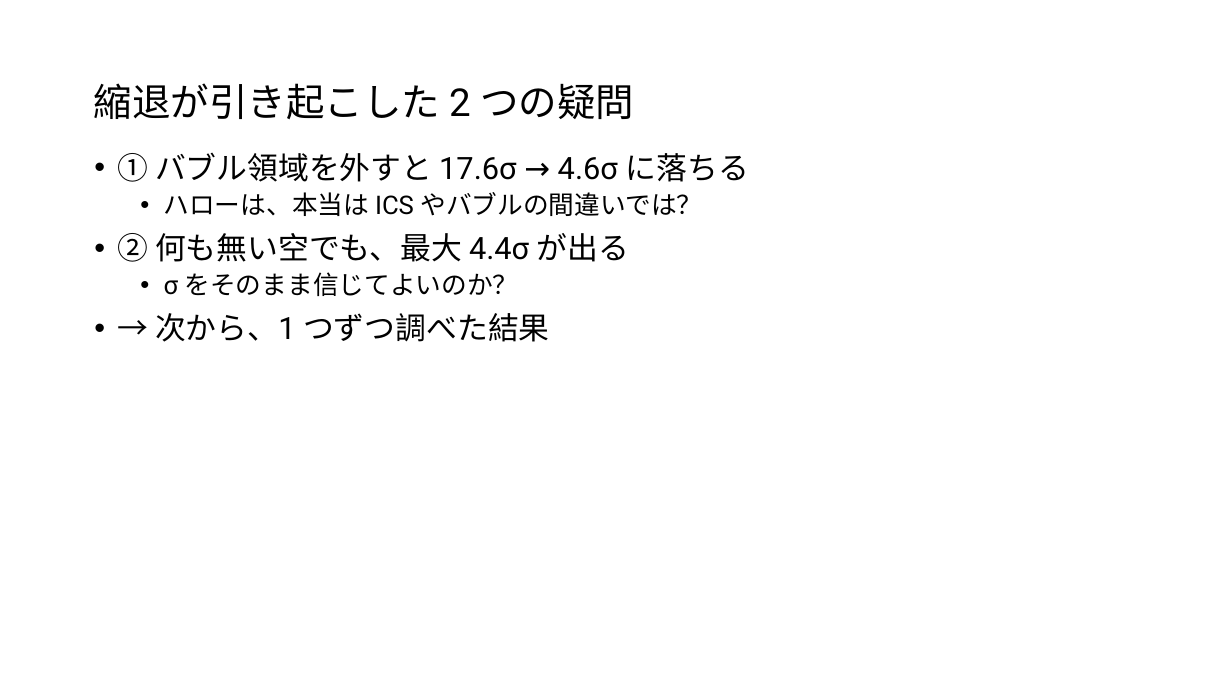
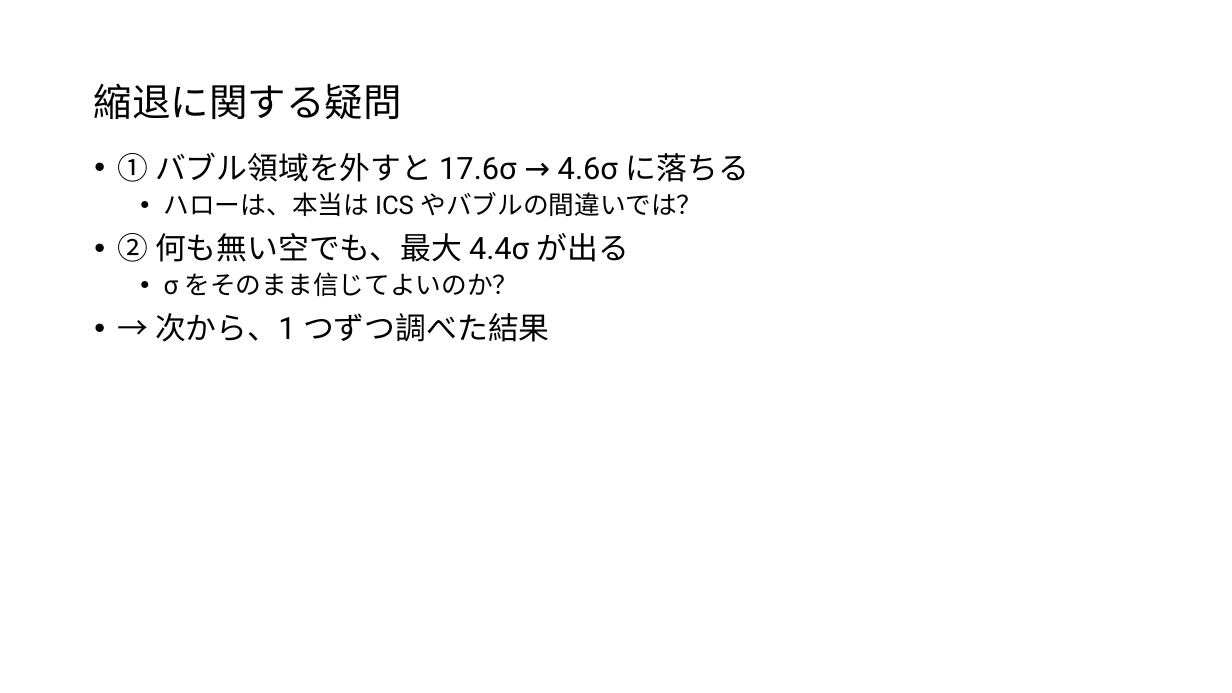
Before and after one commit to Mikann20041029/darkmatter-slides, a slide deck: slide 23 of slides/2026-10-03_研究進捗報告_claude_夕方版.pptx. Drawn at 1232x693 pixels with LibreOffice and Linux fonts; fonts in the diff are those of the drawing. Boxes give left, top, right and bottom in pixels: in the first picture for what was removed or moved away, otherwise in the second. Text is boxed around its words. In the diff, an @@ line names an element or a change of style, - is before the commit and + after.

Commit message:
slides: 本人の編集版を更新 (10-05 14:27)

```diff
--- a/slides/2026-10-03_研究進捗報告_claude_夕方版.pptx
+++ b/slides/2026-10-03_研究進捗報告_claude_夕方版.pptx
@@ title at [94,83,402,119]: text changed @@
-縮退が引き起こした 2 つの疑問
+縮退に関する疑問
```
